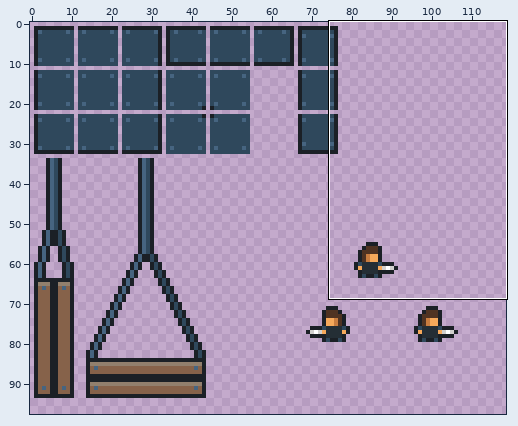
Edited in one commit: pixel-art file (sprites/ConceptArt.aseprite). The first picture is a wide view before the edit; the outline marks the close-up.
Close-up. First the earlier version:
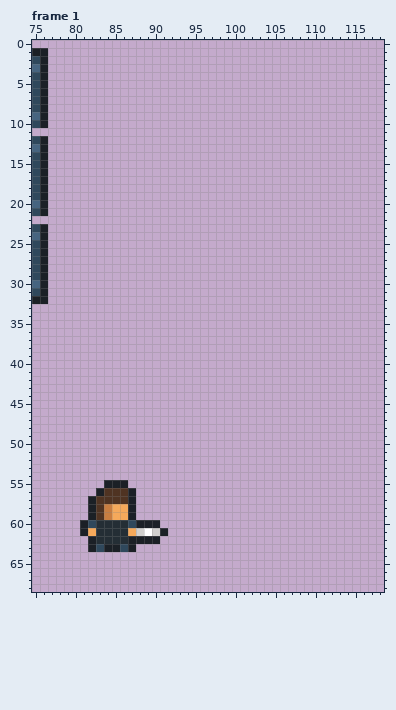
121x98 pixels, 12 frames. Shown: frame 1: x 75..118, y 0..68. The wide view leaves out empty margins. The commit also changed other frames or places, which this record leaves out.
The same view after the edit:
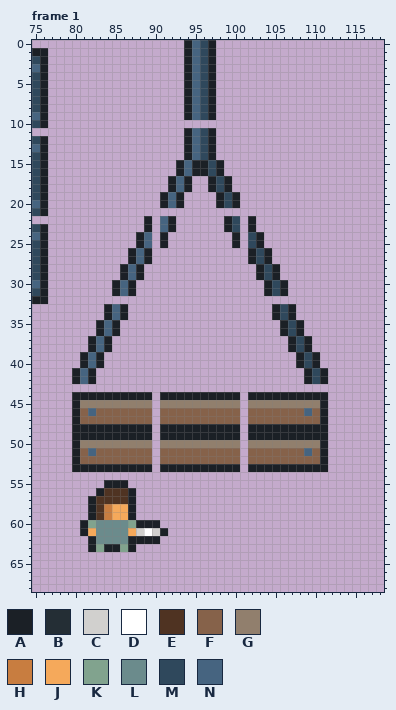
Palette (. is transparent): A #1b2026  B #242e35  C #d1d0ce  D #ffffff  E #4f3322  F #86624a  G #917f6d  H #c87d40  J #f5a95b  K #81a38e  L #6b8b8c  M #2f485c  N #466480
From old to new:
Frame 1:
y 0..9: x 94..97 .... -> ANMA
y 11..14: x 94..97 .... -> ANMA
y 15..16: x 93..98 ...... -> ANAAMA
y 17..18: x 92..94 ... -> ANA; x 97..99 ... -> AMA
y 19..20: x 91..93 ... -> ANA; x 98..100 ... -> AMA
y 22..23: x 89 . -> A; x 91..92 .. -> NA; x 99..100 .. -> AM; x 102 . -> A
y 24..25: x 88..89 .. -> AN; x 91 . -> A; x 100 . -> A; x 102..103 .. -> MA
y 26..27: x 87..89 ... -> ANA; x 102..104 ... -> AMA
y 28..29: x 86..88 ... -> ANA; x 103..105 ... -> AMA
y 30..31: x 85..87 ... -> ANA; x 104..106 ... -> AMA
y 33..34: x 84..86 ... -> ANA; x 105..107 ... -> AMA
y 35..36: x 83..85 ... -> ANA; x 106..108 ... -> AMA
y 37..38: x 82..84 ... -> ANA; x 107..109 ... -> AMA
y 39..40: x 81..83 ... -> ANA; x 108..110 ... -> AMA
y 41..42: x 80..82 ... -> ANA; x 109..111 ... -> AMA
y 44: x 80..89 .......... -> AAAAAAAAAA; x 91..100 .......... -> AAAAAAAAAA; x 102..111 .......... -> AAAAAAAAAA
y 45: x 80..89 .......... -> AGGGGGGGGG; x 91..100 .......... -> GGGGGGGGGG; x 102..111 .......... -> GGGGGGGGGA
y 46: x 80..89 .......... -> AFNFFFFFFF; x 91..100 .......... -> FFFFFFFFFF; x 102..111 .......... -> FFFFFFFNFA
y 47: x 80..89 .......... -> AFFFFFFFFF; x 91..100 .......... -> FFFFFFFFFF; x 102..111 .......... -> FFFFFFFFFA
y 48..49: x 80..89 .......... -> AAAAAAAAAA; x 91..100 .......... -> AAAAAAAAAA; x 102..111 .......... -> AAAAAAAAAA
y 50: x 80..89 .......... -> AGGGGGGGGG; x 91..100 .......... -> GGGGGGGGGG; x 102..111 .......... -> GGGGGGGGGA
y 51: x 80..89 .......... -> AFNFFFFFFF; x 91..100 .......... -> FFFFFFFFFF; x 102..111 .......... -> FFFFFFFNFA
y 52: x 80..89 .......... -> AFFFFFFFFF; x 91..100 .......... -> FFFFFFFFFF; x 102..111 .......... -> FFFFFFFFFA
y 53: x 80..89 .......... -> AAAAAAAAAA; x 91..100 .......... -> AAAAAAAAAA; x 102..111 .......... -> AAAAAAAAAA
y 60: x 82..87 MBBBBM -> KLLLLK
y 61..62: x 83..86 BBBB -> LLLL
y 63: x 83 M -> K; x 86 M -> K
Changed places in both close-ups, as pixel boxes (x1, y1, x2, y2):
added: (72, 40, 328, 472)
changed: (88, 520, 136, 552)
